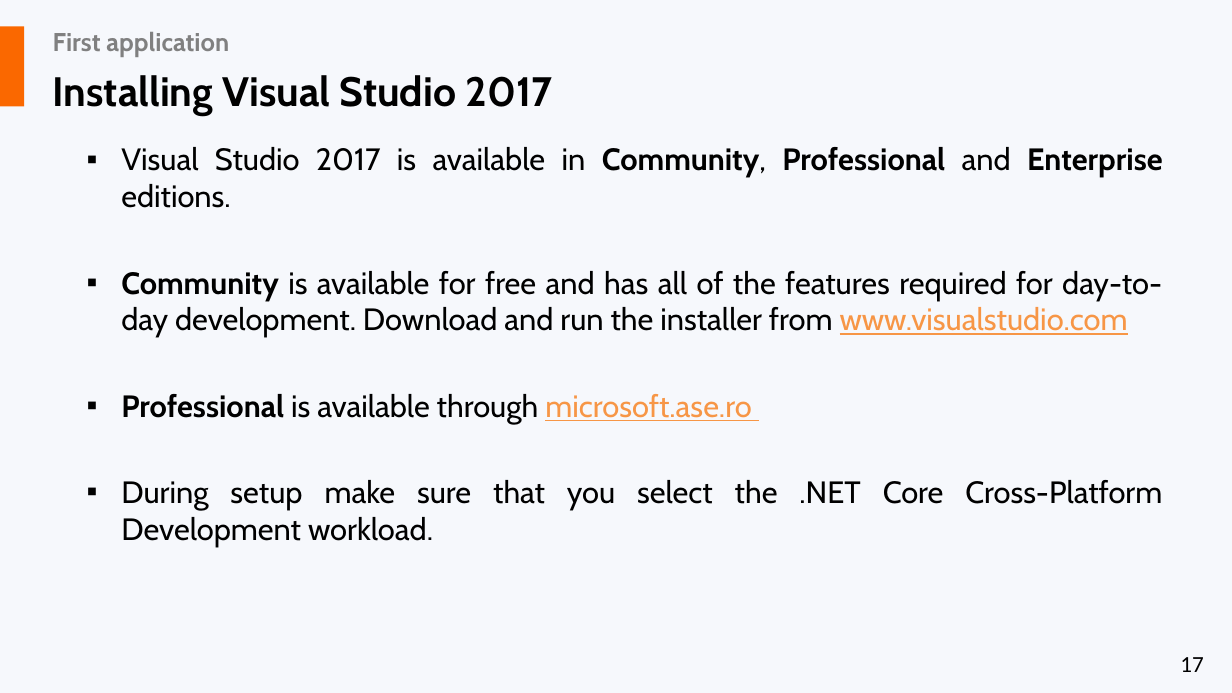
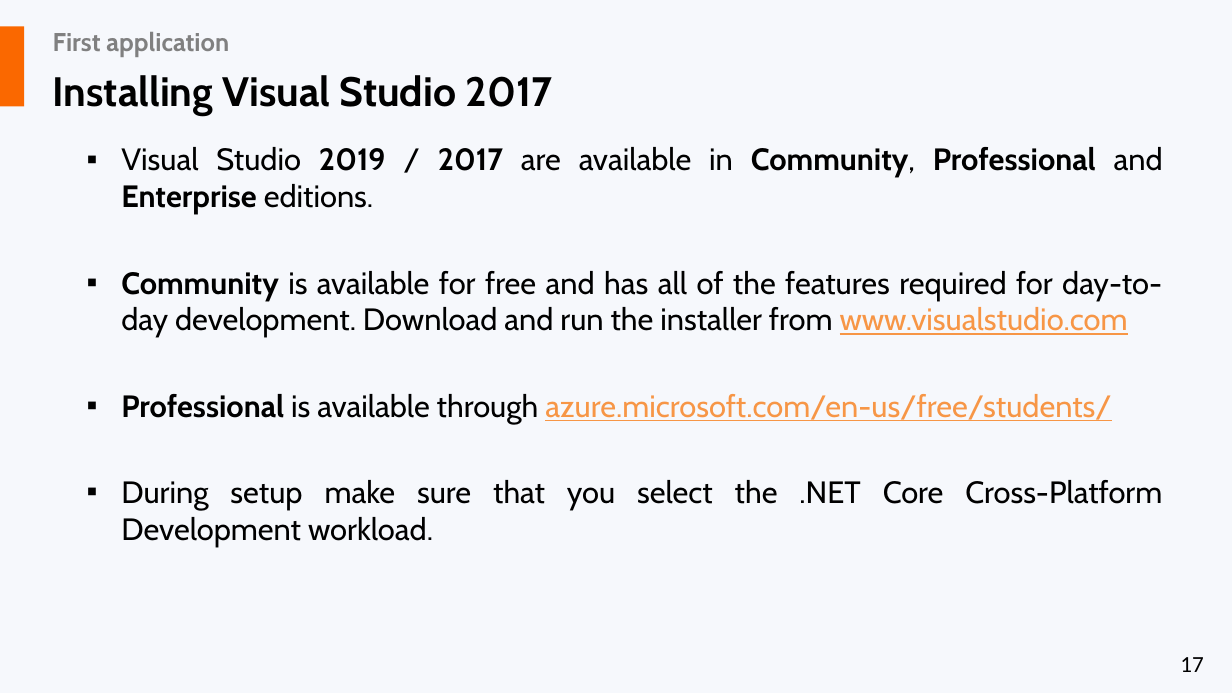
Before and after one commit to liviucotfas/ase-web-and-cloud-applications-security, a slide deck: slide 17 of Presentation ASPNET MVC Core - Part I.pptx. Drawn at 1232x693 pixels with LibreOffice and Linux fonts; fonts in the diff are those of the drawing. Boxes give left, top, right and bottom in pixels: in the first picture for what was removed or moved away, otherwise in the second. Text is boxed around its words. In the diff, an @@ line names an element or a change of style, - is before the commit and + after.

```diff
--- a/Presentation ASPNET MVC Core - Part I.pptx
+++ b/Presentation ASPNET MVC Core - Part I.pptx
@@ text at (x1=121, y1=147, x2=1163, y2=214): text changed @@
-▪ Visual Studio 2017 is available in Community, Professional and Enterprise editions.
+▪ Visual Studio 2019 / 2017 are available in Community, Professional and Enterprise editions.
@@ text at (x1=121, y1=394, x2=1111, y2=423): text changed; text colour #000000 to #F79646 @@
-▪ Professional is available through microsoft.ase.ro
+▪ Professional is available through azure.microsoft.com/en-us/free/students/
```
Also in this commit, not shown: 3 other slides changed, 7 other files.
